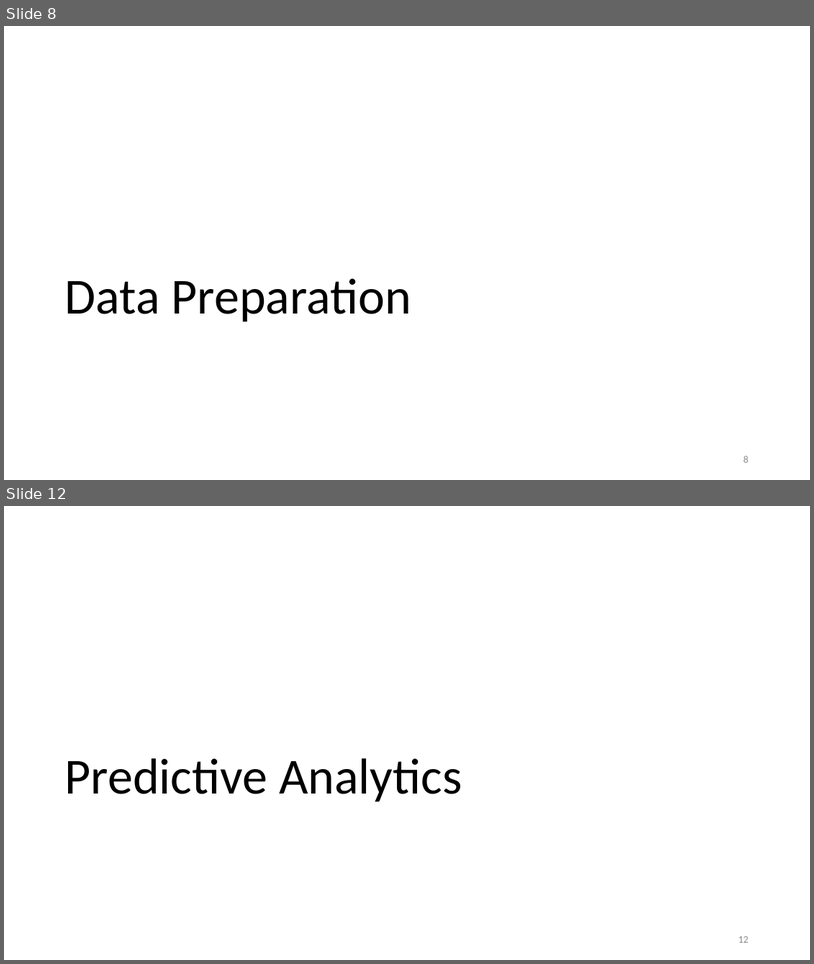
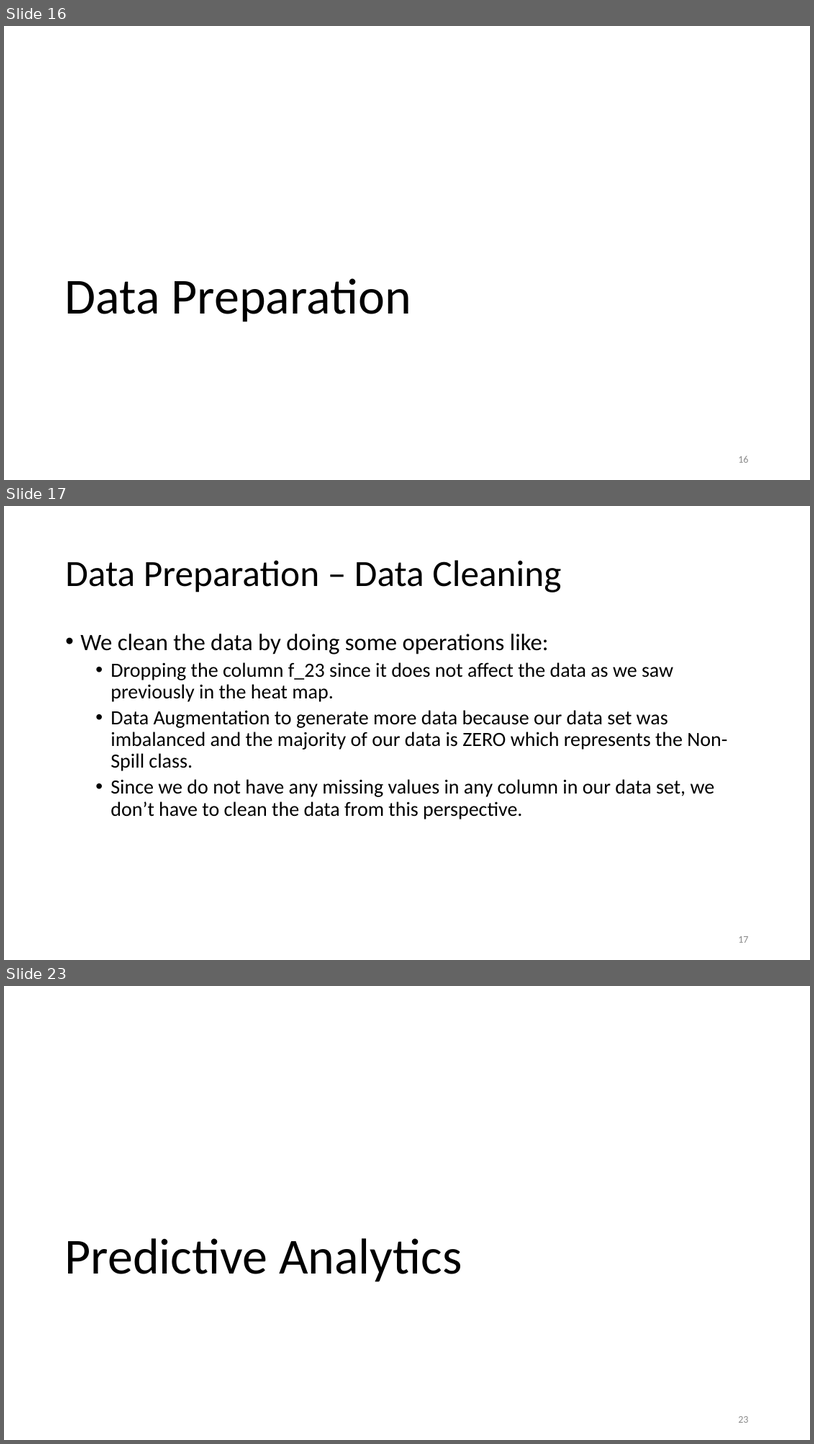
Before and after one commit to MotasemZiad/Oil-Spill-Classification, a slide deck: Presentation/Project Presentation.pptx. Shown one above the other, each under a label of ours: slides 8 and 12 before the commit, slides 16, 17 and 23 after it; the slides between them are not shown. The pictures are 814x964 and 814x1444 pixels, drawn with LibreOffice and Linux fonts; fonts in the diff are those of the drawing. Boxes give left, top, right and bottom in pixels: in the first picture for what was removed or moved away, otherwise in the second. Text is boxed around its words. In the diff, an @@ line names an element or a change of style, - is before the commit and + after.

```diff
--- a/Presentation/Project Presentation.pptx
+++ b/Presentation/Project Presentation.pptx
@@ slide 17 added at [4,506,810,960], background #FFFFFF @@
@@ title added at [65,560,561,592], 44 pt, text #000000 @@
+Data Preparation – Data Cleaning
@@ text added at [80,633,728,819], 24 pt, text #000000 @@
+• We clean the data by doing some operations like:
+  • Dropping the column f_23 since it does not affect the data as we saw previously in the heat map.
+  • Data Augmentation to generate more data because our data set was imbalanced and the majority of our data is ZERO which represents the Non-Spill class.
+  • Since we do not have any missing values in any column in our data set, we don’t have to clean the data from this perspective.
@@ page number added at [738,936,748,942], 12 pt, text #8C8C8C @@
+17
@@ what was slide 8 is now slide 16 @@
@@ page number at [738,456,748,462]: text changed @@
-8
+16
@@ what was slide 12 is now slide 23 @@
@@ page number at [738,1416,748,1422]: text changed @@
-12
+23
```
Also in this commit, not shown: 2 slides changed, 20 other slides added, 6 slides removed, 7 other files.
